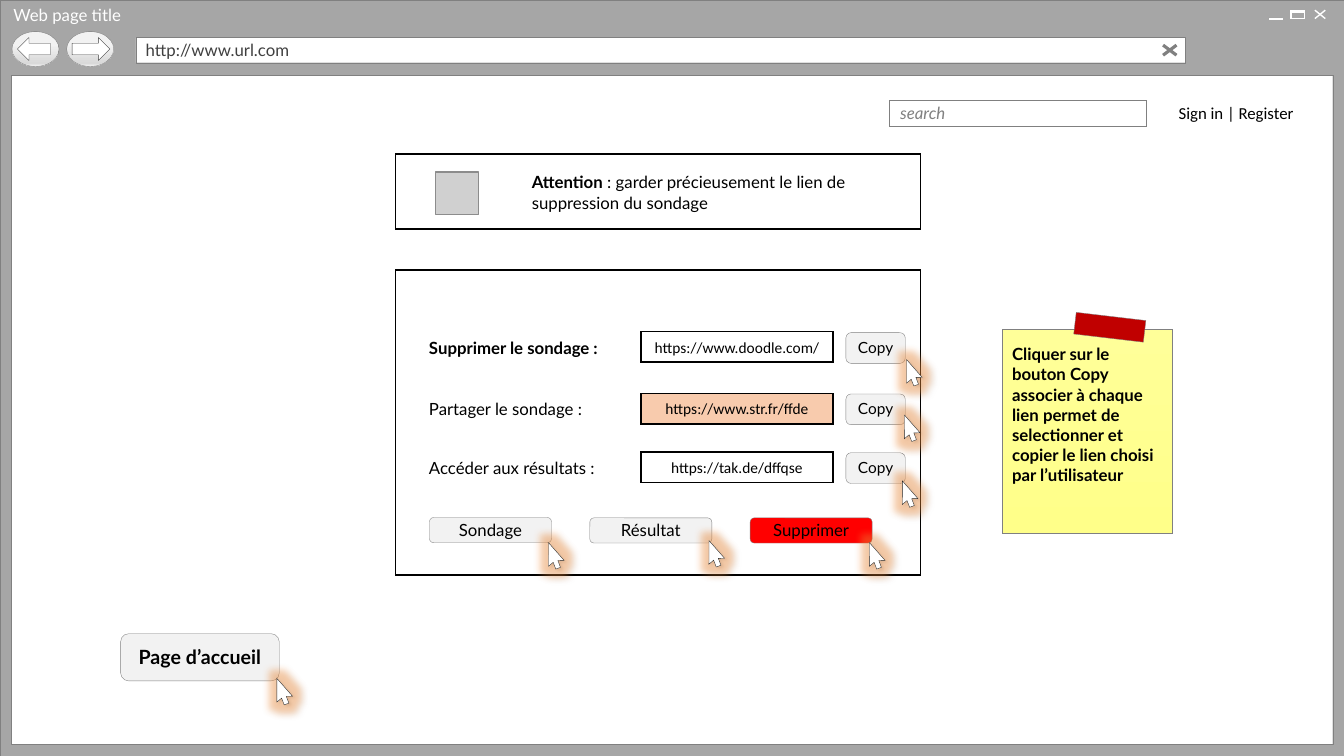
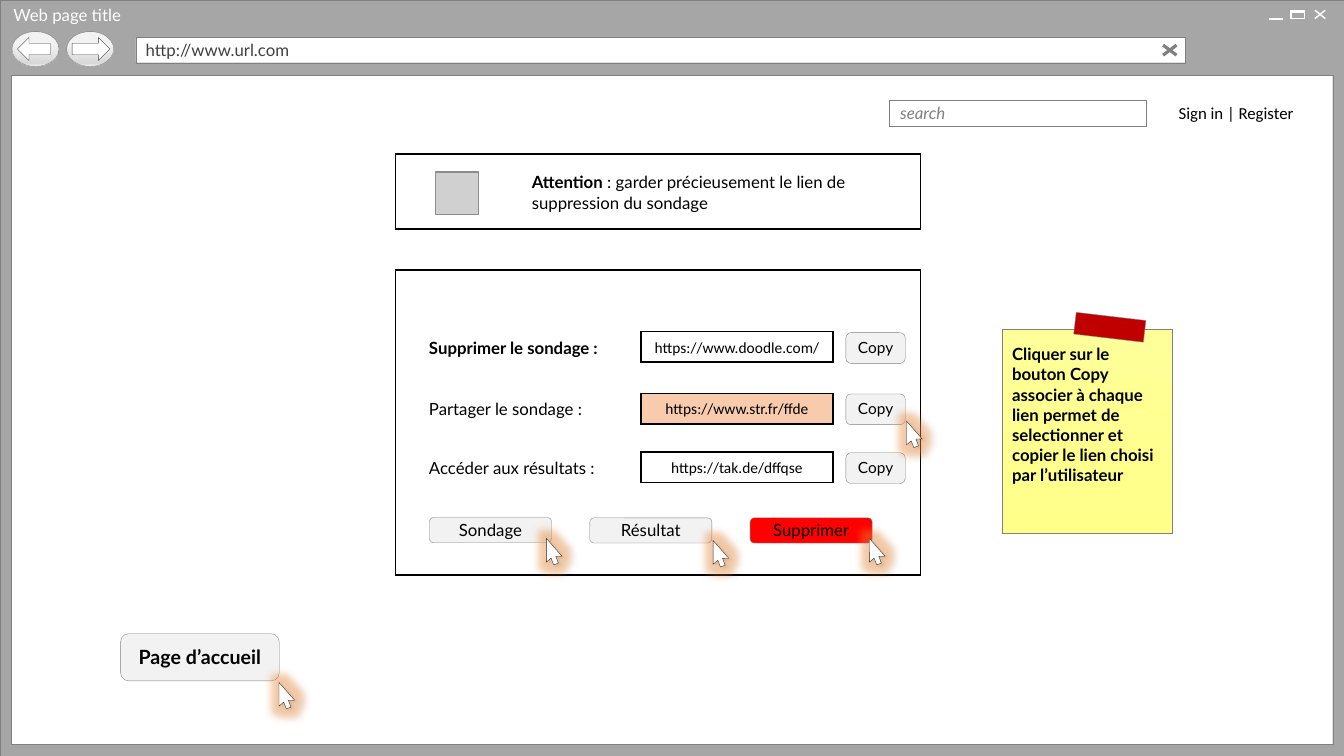
Before and after one commit to Holyz1988/PROJET1-ASP.NET, a slide deck: slide 15 of Page d’acceuil.pptx. Drawn at 1344x756 pixels with LibreOffice and Linux fonts; fonts in the diff are those of the drawing; grey boxes stand for pictures; background and template pictures are left out. Boxes give left, top, right and bottom in pixels: in the first picture for what was removed or moved away, otherwise in the second. Text is boxed around its words. In the diff, an @@ line names an element or a change of style, - is before the commit and + after.

```diff
--- a/Page d’acceuil.pptx
+++ b/Page d’acceuil.pptx
@@ freeform shape removed at (899,357,925,388) @@
@@ freeform shape: place and size @@
-freeform shape at (897,412,923,444)
+freeform shape at (899,418,925,450)
@@ freeform shape removed at (895,478,921,509) @@
@@ freeform shape: place and size @@
-freeform shape at (541,539,567,571)
+freeform shape at (539,535,565,567)
@@ freeform shape: place and size @@
-freeform shape at (702,537,727,569)
+freeform shape at (706,537,731,569)
@@ freeform shape: place and size @@
-freeform shape at (862,539,887,571)
+freeform shape at (862,535,887,567)
@@ freeform shape: place and size @@
-freeform shape at (269,675,295,707)
+freeform shape at (271,679,297,711)
```
Also in this commit, not shown: 28 other slides changed, 1 slide added.
